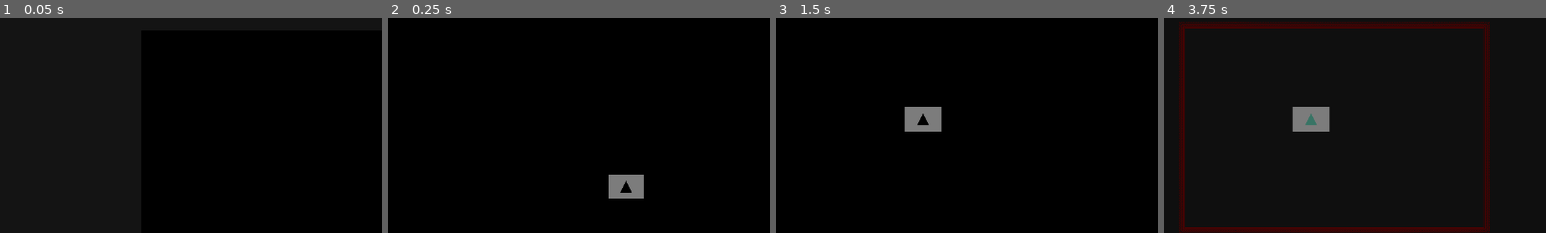
Above: before the commit, frames 1-4 (left to right).
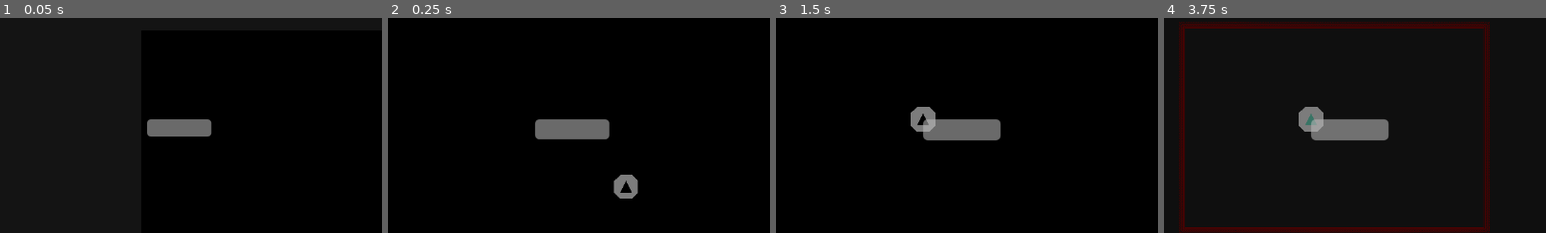
Above: after the commit, the same moments.

Repository: mojunikatowynick/PinkyCrusher
Game: Godot game, scene res://Scenes/main.tscn
The game is run twice, just before and just after one commit, with the same random seed, the same clock (stepped at 60 frames per second) and the same inputs.
Inputs:
- Up to frame 1 (0.05 s): no input
- Up to frame 2 (0.25 s): no input
- Up to frame 3 (1.5 s): hold W (Forward) 0.53-1.28 s; tap A (StrafeL) at 0.6 s; hold S (Back) from 1.28 s (still down); tap D (StrafeR) at 1.35 s
- Up to frame 4 (3.75 s): tap Enter at 2, 3.5 s; release S (Back) at 2.03 s; hold W (Forward) 2.03-3.53 s; tap Q (TurnL) at 2.1 s; tap Space at 2.75 s; tap E (TurnR) at 2.85 s; hold S (Back) from 3.53 s (still down); tap A (StrafeL) at 3.6 s
The pictures show only the part of the screen within x 31-81%, y 26-76%; the shares and areas given below are measured in that part.

The runs differ from the first frame. In frame 1, 1.3% of the frame differs, in the area x 38-56%, y 47-56%; in frame 2, 2.3%, in the area x 38-67%, y 47-84%; in frame 3, 2.2%; in frame 4, 2.2%.

Commit message:
hp trial

Diff:
--- /dev/null
+++ b/Control.gd
@@ -0,0 +1,10 @@
+extends Control
+
+
+func _ready():
+	$ProgressBar.value = Global.joe_life
+
+
+# Called every frame. 'delta' is the elapsed time since the previous frame.
+func _process(delta):
+	pass
--- a/Scenes/Global.gd
+++ b/Scenes/Global.gd
@@ -3,3 +3,4 @@
 var camera_pos: Vector2 = Vector2.ZERO
 var canera_rot
 var cinematic: bool = true
+var joe_life: int = clamp(100, 0, 100)
--- a/Scenes/bot_left.tscn
+++ b/Scenes/bot_left.tscn
@@ -23,7 +23,7 @@
 [node name="CollisionShape2D2" type="CollisionShape2D" parent="."]
 shape = SubResource("RectangleShape2D_khmly")
 
-[node name="StaticBody2D" type="StaticBody2D" parent="CollisionShape2D2"]
+[node name="StaticBody2D" type="StaticBody2D" parent="CollisionShape2D2" groups=["walls"]]
 script = ExtResource("2_lmw4w")
 
 [node name="CollisionShape2D" type="CollisionShape2D" parent="CollisionShape2D2/StaticBody2D"]
--- a/Scenes/bot_right.tscn
+++ b/Scenes/bot_right.tscn
@@ -23,7 +23,7 @@
 [node name="CollisionShape2D2" type="CollisionShape2D" parent="."]
 shape = SubResource("RectangleShape2D_suvqb")
 
-[node name="StaticBody2D" type="StaticBody2D" parent="CollisionShape2D2"]
+[node name="StaticBody2D" type="StaticBody2D" parent="CollisionShape2D2" groups=["walls"]]
 script = ExtResource("2_f65rs")
 
 [node name="CollisionShape2D" type="CollisionShape2D" parent="CollisionShape2D2/StaticBody2D"]
--- a/Scenes/bottom.tscn
+++ b/Scenes/bottom.tscn
@@ -18,12 +18,13 @@
 shape = SubResource("RectangleShape2D_dxctw")
 
 [node name="Sprite2D" type="Sprite2D" parent="."]
+light_mask = 5
 texture = ExtResource("1_hcrqy")
 
 [node name="CollisionShape2D2" type="CollisionShape2D" parent="."]
 shape = SubResource("RectangleShape2D_50h0v")
 
-[node name="StaticBody2D" type="StaticBody2D" parent="CollisionShape2D2"]
+[node name="StaticBody2D" type="StaticBody2D" parent="CollisionShape2D2" groups=["walls"]]
 script = ExtResource("2_q3v1e")
 
 [node name="CollisionShape2D" type="CollisionShape2D" parent="CollisionShape2D2/StaticBody2D"]
--- a/Scenes/joe.gd
+++ b/Scenes/joe.gd
@@ -37,6 +37,7 @@
 func collider():
 
 	if get_slide_collision_count() > 0:
+
 		bounce = true
 		var collision = get_slide_collision(0)
 		if collision != null:
--- a/Scenes/joe.tscn
+++ b/Scenes/joe.tscn
@@ -2,8 +2,8 @@
 
 [ext_resource type="Script" path="res://Scenes/joe.gd" id="1_svwbh"]
 
-[sub_resource type="RectangleShape2D" id="RectangleShape2D_ttpq7"]
-size = Vector2(48, 32)
+[sub_resource type="CircleShape2D" id="CircleShape2D_uvpbf"]
+radius = 17.0
 
 [sub_resource type="RectangleShape2D" id="RectangleShape2D_mbbt8"]
 size = Vector2(64, 48)
@@ -25,30 +25,33 @@
 light_mask = 2
 visibility_layer = 2
 color = Color(0.490196, 0.490196, 0.490196, 1)
-polygon = PackedVector2Array(-24, -16, -24, 16, 24, 16, 24, -16)
+polygon = PackedVector2Array(-16, -8, -16, 8, -8, 16, 8, 16, 16, 8, 16, -8, 8, -16, -7.64175, -16)
 
 [node name="Polygon2D" type="Polygon2D" parent="Polygon2D"]
 color = Color(0.294118, 0.607843, 0.533333, 1)
 polygon = PackedVector2Array(0, -8, -8, 8, 8, 8)
 
 [node name="CollisionShape2D" type="CollisionShape2D" parent="."]
-position = Vector2(6.36755e-08, 2.30505e-13)
-shape = SubResource("RectangleShape2D_ttpq7")
+shape = SubResource("CircleShape2D_uvpbf")
 
 [node name="LightChangeLeyer2" type="Area2D" parent="." groups=["layer1"]]
+visible = false
 collision_layer = 2
 collision_mask = 2
 monitoring = false
 
 [node name="CollisionShape2D" type="CollisionShape2D" parent="LightChangeLeyer2"]
+visible = false
 shape = SubResource("RectangleShape2D_mbbt8")
 
 [node name="LightChangeLeyer3" type="Area2D" parent="." groups=["layer2"]]
+visible = false
 collision_layer = 2
 collision_mask = 2
 monitoring = false
 
 [node name="CollisionShape2D" type="CollisionShape2D" parent="LightChangeLeyer3"]
+visible = false
 shape = SubResource("RectangleShape2D_8yrb3")
 
 [connection signal="area_entered" from="LightChangeLeyer2" to="." method="_on_light_change_leyer_2_area_entered"]
--- a/Scenes/left.tscn
+++ b/Scenes/left.tscn
@@ -27,7 +27,7 @@
 [node name="CollisionShape2D2" type="CollisionShape2D" parent="."]
 shape = SubResource("RectangleShape2D_48gj2")
 
-[node name="StaticBody2D" type="StaticBody2D" parent="CollisionShape2D2"]
+[node name="StaticBody2D" type="StaticBody2D" parent="CollisionShape2D2" groups=["walls"]]
 script = ExtResource("3_0jh1m")
 
 [node name="CollisionShape2D" type="CollisionShape2D" parent="CollisionShape2D2/StaticBody2D"]
--- a/Scenes/left_up.tscn
+++ b/Scenes/left_up.tscn
@@ -23,7 +23,7 @@
 [node name="CollisionShape2D2" type="CollisionShape2D" parent="."]
 shape = SubResource("RectangleShape2D_suvqb")
 
-[node name="StaticBody2D" type="StaticBody2D" parent="CollisionShape2D2"]
+[node name="StaticBody2D" type="StaticBody2D" parent="CollisionShape2D2" groups=["walls"]]
 script = ExtResource("2_7vxlf")
 
 [node name="CollisionShape2D" type="CollisionShape2D" parent="CollisionShape2D2/StaticBody2D"]
--- a/Scenes/main.gd
+++ b/Scenes/main.gd
@@ -6,6 +6,7 @@
 @onready var joe = $Joe
 @onready var player_camera = $PlayerCamera
 var game_cinematic: bool = true
+var immune: bool = false
 
 
 func _ready():
@@ -20,6 +21,7 @@
 
 		camera_control()
 		collision_control()
+		$PlayerCamera/Control/ProgressBar.value = Global.joe_life
 
 func cinematic_end():
 	Global.cinematic = false
@@ -43,16 +45,29 @@
 func collision_control():
 
 	var collider = joe.get_last_slide_collision()
-
+	#print(collider)
 	if collider == null:
 		pass
 	else:
 
-		var collision_delta = joe.get_position_delta()
-		var collision_r_vel = joe.get_real_velocity()
+		#var collision_delta = joe.get_position_delta()
+		#var collision_r_vel = joe.get_real_velocity()
 		#print(collider)
 		#joe.collision_dmg(collision_delta)
 		var col = collider.get_collider()
 		if "collision" in col:
 			col.collision()
 		var col_pos = collider.get_position()
+
+
+		if col.is_in_group("walls"):
+			damage()
+
+
+func damage():
+	if immune == false:
+		Global.joe_life -= 10
+		immune = true
+		await get_tree().create_timer(0.5).timeout
+		immune = false
+		print(Global.joe_life)
--- a/Scenes/main.tscn
+++ b/Scenes/main.tscn
@@ -85,6 +85,22 @@
 [node name="PlayerCamera" type="Camera2D" parent="."]
 ignore_rotation = false
 
+[node name="Control" type="Control" parent="PlayerCamera"]
+layout_mode = 3
+anchors_preset = 15
+anchor_right = 1.0
+anchor_bottom = 1.0
+grow_horizontal = 2
+grow_vertical = 2
+
+[node name="ProgressBar" type="ProgressBar" parent="PlayerCamera/Control"]
+light_mask = 8
+custom_minimum_size = Vector2(100, 25)
+layout_mode = 1
+offset_right = 100.0
+offset_bottom = 27.0
+show_percentage = false
+
 [node name="Lights" type="Node2D" parent="."]
 
 [node name="LightLayer1" type="PointLight2D" parent="Lights"]
--- a/Scenes/right.tscn
+++ b/Scenes/right.tscn
@@ -23,7 +23,7 @@
 [node name="CollisionShape2D2" type="CollisionShape2D" parent="."]
 shape = SubResource("RectangleShape2D_28jmo")
 
-[node name="StaticBody2D" type="StaticBody2D" parent="CollisionShape2D2"]
+[node name="StaticBody2D" type="StaticBody2D" parent="CollisionShape2D2" groups=["walls"]]
 script = ExtResource("2_trljb")
 
 [node name="CollisionShape2D" type="CollisionShape2D" parent="CollisionShape2D2/StaticBody2D"]
--- a/Scenes/right_down.tscn
+++ b/Scenes/right_down.tscn
@@ -23,7 +23,7 @@
 [node name="CollisionShape2D2" type="CollisionShape2D" parent="."]
 shape = SubResource("RectangleShape2D_1s02h")
 
-[node name="StaticBody2D" type="StaticBody2D" parent="CollisionShape2D2"]
+[node name="StaticBody2D" type="StaticBody2D" parent="CollisionShape2D2" groups=["walls"]]
 script = ExtResource("2_6sssd")
 
 [node name="CollisionShape2D" type="CollisionShape2D" parent="CollisionShape2D2/StaticBody2D"]
--- a/Scenes/right_up.tscn
+++ b/Scenes/right_up.tscn
@@ -23,7 +23,7 @@
 [node name="CollisionShape2D2" type="CollisionShape2D" parent="."]
 shape = SubResource("RectangleShape2D_4xesu")
 
-[node name="StaticBody2D" type="StaticBody2D" parent="CollisionShape2D2"]
+[node name="StaticBody2D" type="StaticBody2D" parent="CollisionShape2D2" groups=["walls"]]
 script = ExtResource("2_e50k7")
 
 [node name="CollisionShape2D" type="CollisionShape2D" parent="CollisionShape2D2/StaticBody2D"]
--- a/Scenes/top.tscn
+++ b/Scenes/top.tscn
@@ -23,7 +23,7 @@
 [node name="CollisionShape2D2" type="CollisionShape2D" parent="."]
 shape = SubResource("RectangleShape2D_snk6u")
 
-[node name="StaticBody2D" type="StaticBody2D" parent="CollisionShape2D2"]
+[node name="StaticBody2D" type="StaticBody2D" parent="CollisionShape2D2" groups=["walls"]]
 script = ExtResource("2_ii6co")
 
 [node name="CollisionShape2D" type="CollisionShape2D" parent="CollisionShape2D2/StaticBody2D"]
